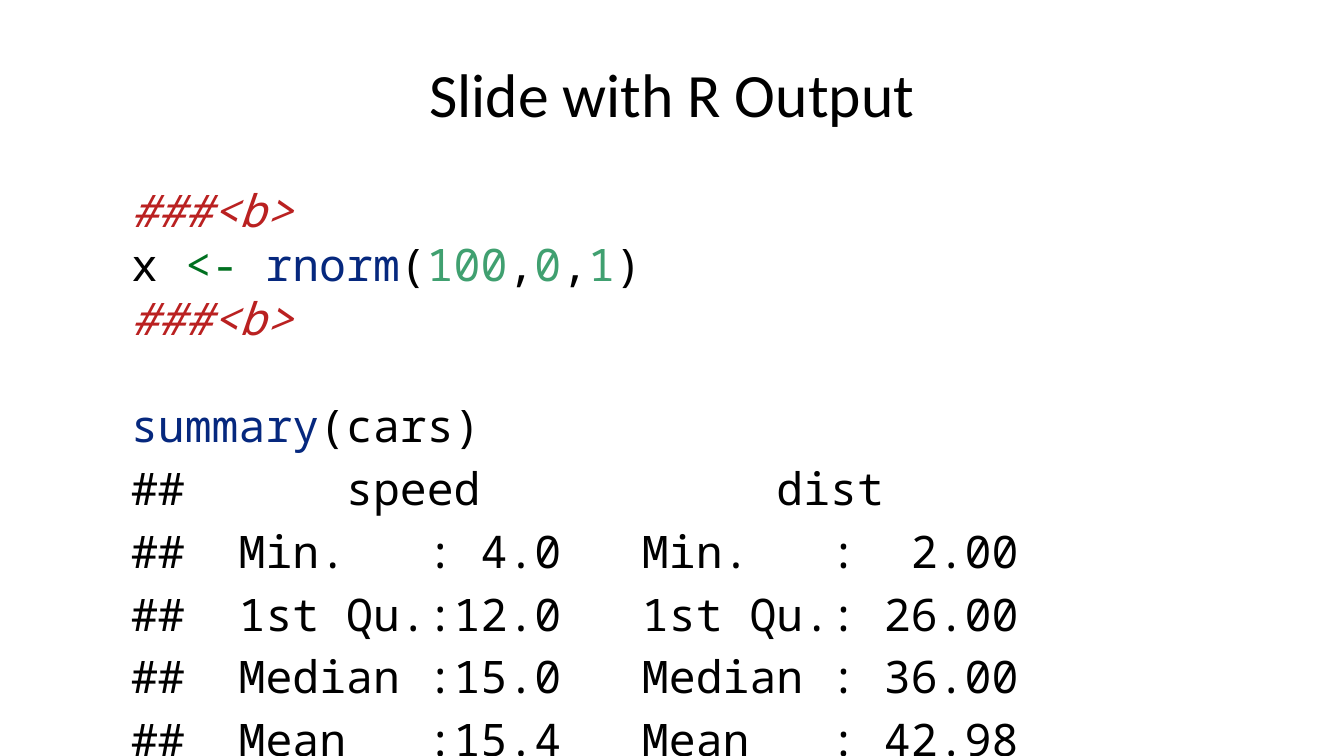
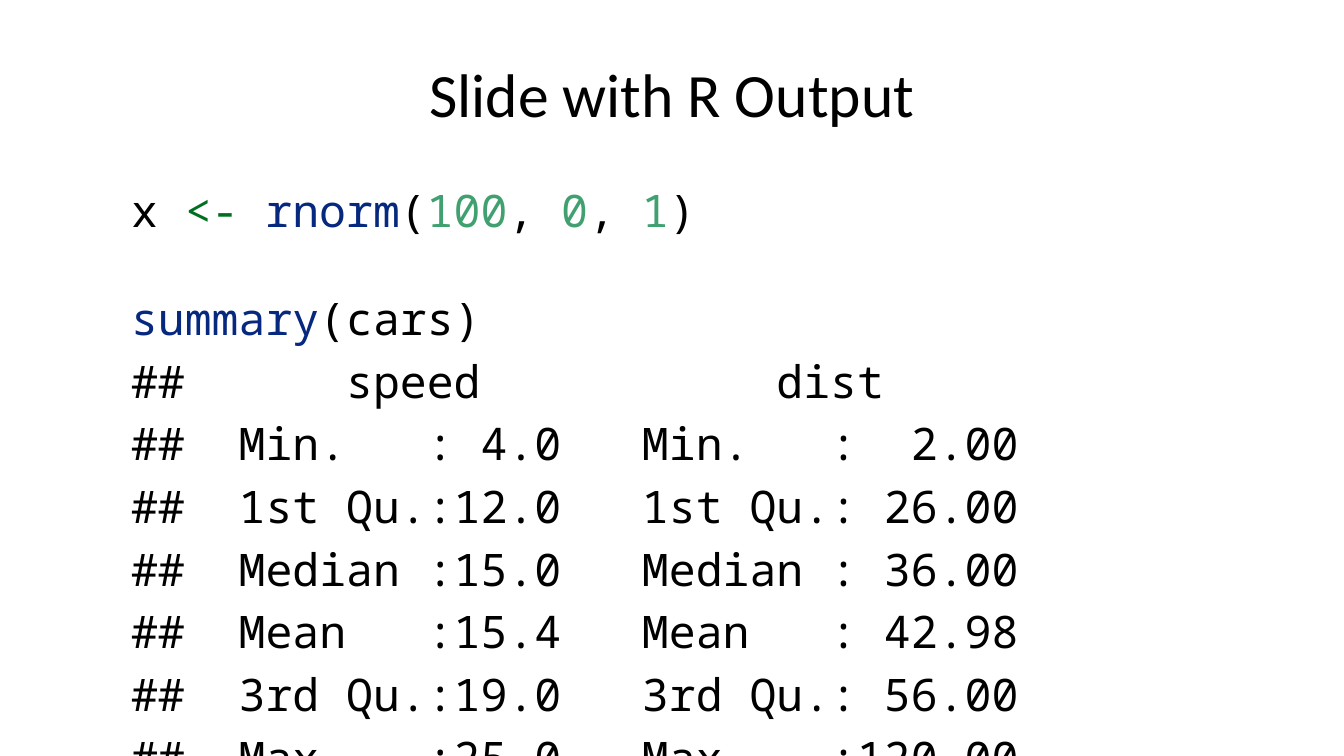
Before and after one commit to daniel1noble/meta-workshop, a slide deck: slide 5 of slides/1.Intro.pptx. Drawn at 1344x756 pixels with LibreOffice and Linux fonts; fonts in the diff are those of the drawing. Boxes give left, top, right and bottom in pixels: in the first picture for what was removed or moved away, otherwise in the second. Text is boxed around its words. In the diff, an @@ line names an element or a change of style, - is before the commit and + after.

Commit message:
Just checking pptx conversion

```diff
--- a/slides/1.Intro.pptx
+++ b/slides/1.Intro.pptx
@@ text at <box>131,194,696,346</box>: text changed; text colour #BA2121 to #06287E @@
-###<b>
-x <- rnorm(100,0,1)
-###<b>
-summary(cars)
+x <- rnorm(100, 0, 1)
+summary(cars)
```
Also in this commit, not shown: 3 other files.
